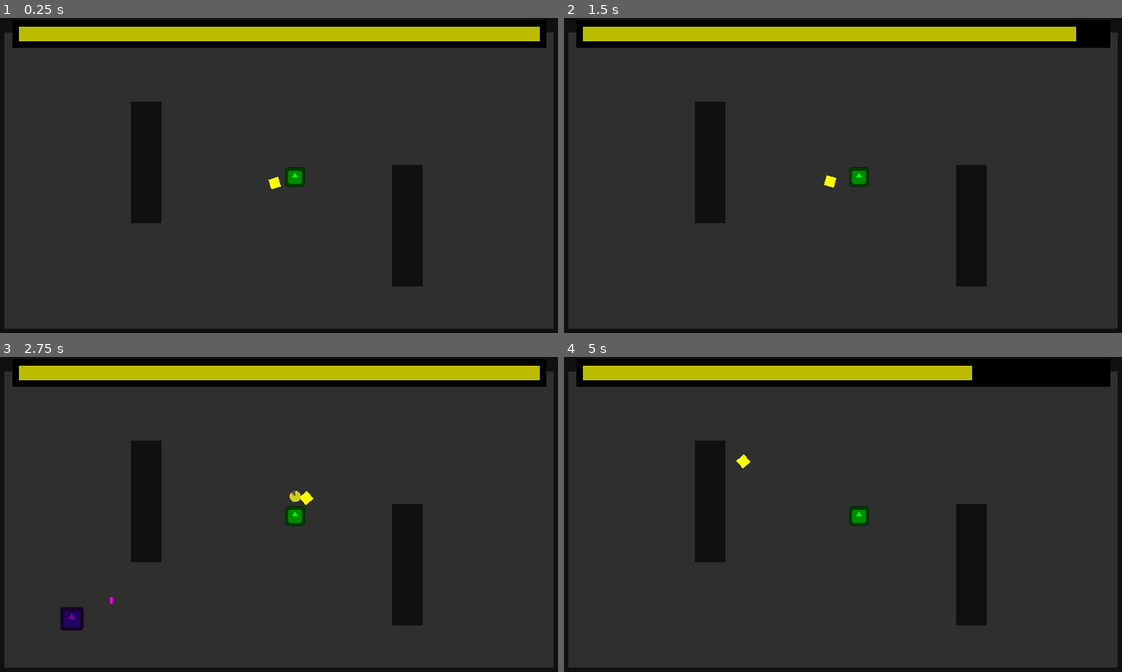
Above: before the commit, frames 1-4 (two rows, left to right).
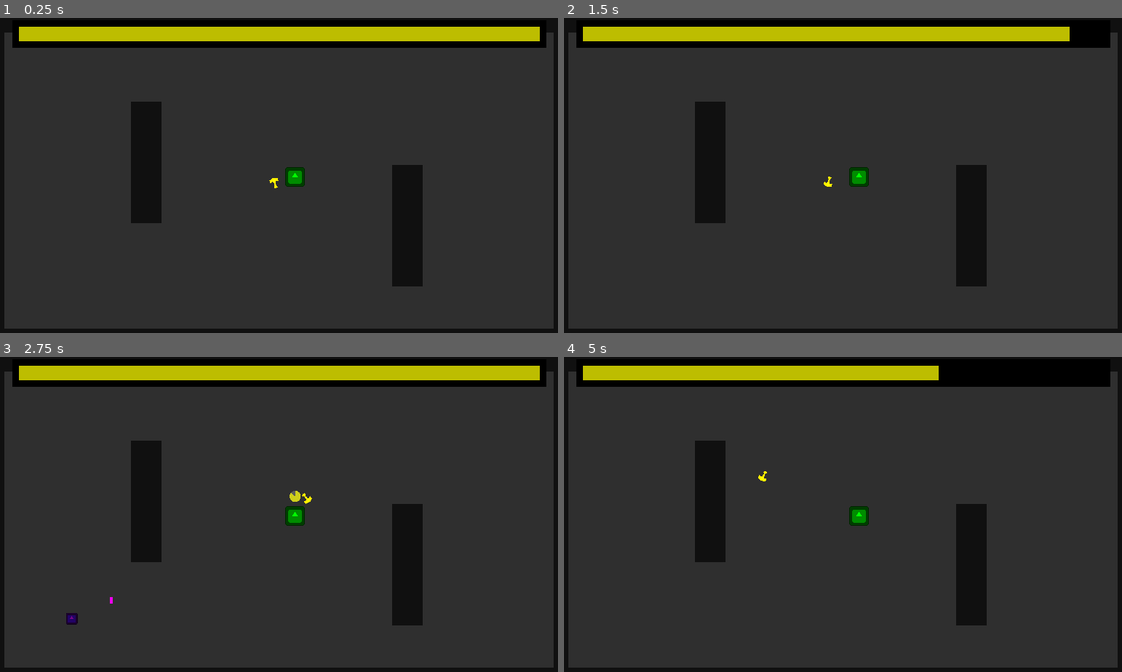
Above: after the commit, the same moments.

Repository: DeepRestGames/pirate-software-game-jam-16
Game: Godot game, scene res://Scenes/Tests/TestRangedEnemies_MainScene.tscn
Same seed, same stepped clock (60 frames per second), same inputs: the game is played once before the commit and once after it. The engine's default icon, where the game draws it, is replaced by a stand-in: a white triangle on a blue panel in a dark square.
Inputs (mouse positions are in pixels of both pictures, inside the frame that each line leads up to):
- Up to frame 1 (0.25 s): no input
- Up to frame 2 (1.5 s): tap Enter at 0.5 s; move the mouse to (971, 166) at 0.52 s; hold Right mouse button (teleport_boomerang) 0.53-1.28 s; tap R (restart) at 1.25 s; move the mouse to (725, 197) at 1.27 s; click (725, 197) at 1.35 s
- Up to frame 3 (2.75 s): move the mouse to (334, 448) at 2.02 s; hold Right mouse button (teleport_boomerang) from 2.03 s (still down)
- Up to frame 4 (5 s): tap R (restart) at 2.75, 4.25 s; move the mouse to (815, 586) at 2.77 s; release Right mouse button (teleport_boomerang) at 2.78 s; click (815, 586) at 2.85 s; move the mouse to (1015, 571) at 3.52 s; hold Right mouse button (teleport_boomerang) 3.53-4.28 s; move the mouse to (670, 470) at 4.27 s; click (670, 470) at 4.35 s

The runs differ from the first frame. In frame 1, less than 0.1% of the frame differs, in the area x 48-51%, y 50-55%; in frame 2, less than 0.1%; in frame 3, 0.3%; in frame 4, 0.4%, in the area x 30-74%, y 2-40%.

Commit message:
Adjustments a cose di Dughi
- Skin martello
- Proiettili su layer 5
- Nemici che non si sovrappongono
- Velocità giocatore
- Martello non detecta layer nemici (per non rimbalzarci addosso... a volte lo fa ancora con quelli ranged, bho)
- Martello collision rotonda (rimbalzi meno paxxerelli)
- Velocità nemici lenti ridotta

Diff:
--- a/Scenes/Boomerang.tscn
+++ b/Scenes/Boomerang.tscn
@@ -1,18 +1,17 @@
 [gd_scene load_steps=5 format=3 uid="uid://b5p4evkgrownv"]
 
 [ext_resource type="Script" path="res://Scripts/Boomerang.gd" id="1_s7dak"]
-[ext_resource type="Texture2D" uid="uid://ctdwfv58t2cdu" path="res://Assets/Placeholders/WhiteSprites.png" id="2_75c15"]
+[ext_resource type="Texture2D" uid="uid://b7oyj8163kmxq" path="res://Assets/Placeholders/YellowMjolnir.png" id="2_g35kf"]
 
 [sub_resource type="PhysicsMaterial" id="PhysicsMaterial_tui1e"]
 bounce = 0.8
 
-[sub_resource type="RectangleShape2D" id="RectangleShape2D_38nh8"]
-size = Vector2(30, 30)
+[sub_resource type="CircleShape2D" id="CircleShape2D_ovxrp"]
 
 [node name="Boomerang" type="RigidBody2D" groups=["Boomerang"]]
 collision_layer = 2
-collision_mask = 12
-mass = 0.3
+collision_mask = 8
+mass = 0.2
 physics_material_override = SubResource("PhysicsMaterial_tui1e")
 contact_monitor = true
 max_contacts_reported = 50
@@ -21,12 +20,13 @@
 angular_damp_mode = 1
 angular_damp = 0.5
 script = ExtResource("1_s7dak")
-speed = 500
-
-[node name="CollisionShape2D" type="CollisionShape2D" parent="."]
-shape = SubResource("RectangleShape2D_38nh8")
+max_fly_time = 2.0
+speed = 400
 
 [node name="Sprite2D" type="Sprite2D" parent="."]
 modulate = Color(1, 1, 0, 1)
-scale = Vector2(0.2, 0.2)
-texture = ExtResource("2_75c15")
+scale = Vector2(0.02, 0.02)
+texture = ExtResource("2_g35kf")
+
+[node name="CollisionShape2D" type="CollisionShape2D" parent="."]
+shape = SubResource("CircleShape2D_ovxrp")
--- a/Scenes/Enemies/EnemyProjectile.tscn
+++ b/Scenes/Enemies/EnemyProjectile.tscn
@@ -7,7 +7,7 @@
 size = Vector2(10, 20)
 
 [node name="EnemyProjectile" type="StaticBody2D" groups=["Enemies"]]
-collision_layer = 4
+collision_layer = 16
 collision_mask = 11
 script = ExtResource("1_nyg1c")
 
--- a/Scenes/Enemies/EnemyRanged.tscn
+++ b/Scenes/Enemies/EnemyRanged.tscn
@@ -8,17 +8,18 @@
 
 [node name="EnemyRanged" type="CharacterBody2D"]
 collision_layer = 4
-collision_mask = 10
+collision_mask = 14
 motion_mode = 1
 wall_min_slide_angle = 0.0
 script = ExtResource("1_1at0e")
 
 [node name="Sprite2D" type="Sprite2D" parent="."]
 modulate = Color(0.485003, 0.0242831, 0.532642, 1)
-scale = Vector2(0.6, 0.6)
+scale = Vector2(0.3, 0.3)
 texture = ExtResource("2_eejnf")
 
 [node name="CollisionShape2D" type="CollisionShape2D" parent="."]
+scale = Vector2(0.5, 0.5)
 shape = SubResource("CircleShape2D_w56bn")
 
 [node name="NavigationAgent2D" type="NavigationAgent2D" parent="."]
--- a/Scenes/Enemies/EnemyWalking.tscn
+++ b/Scenes/Enemies/EnemyWalking.tscn
@@ -8,11 +8,11 @@
 
 [node name="EnemyWalking" type="CharacterBody2D" groups=["Enemies"]]
 collision_layer = 4
-collision_mask = 10
+collision_mask = 14
 motion_mode = 1
 wall_min_slide_angle = 0.0
 script = ExtResource("1_5dndt")
-MOVEMENT_SPEED = 150.0
+MOVEMENT_SPEED = 50.0
 
 [node name="Sprite2D" type="Sprite2D" parent="."]
 modulate = Color(0.764706, 0.243137, 0.0941176, 1)
--- a/Scenes/MainCharacter.tscn
+++ b/Scenes/MainCharacter.tscn
@@ -2,17 +2,16 @@
 
 [ext_resource type="Script" path="res://Scripts/MainCharacter.gd" id="1_niili"]
 [ext_resource type="Texture2D" uid="uid://vrfkmlq6h0im" path="res://icon.svg" id="2_puhgc"]
-[ext_resource type="Texture2D" uid="uid://ctdwfv58t2cdu" path="res://Assets/Placeholders/WhiteSprites.png" id="3_6qemi"]
+[ext_resource type="Texture2D" uid="uid://b7oyj8163kmxq" path="res://Assets/Placeholders/YellowMjolnir.png" id="3_kcmxj"]
 [ext_resource type="Texture2D" uid="uid://cicbcdqxw7oec" path="res://Assets/Placeholders/WhiteCircle.png" id="4_rx0xj"]
 
 [sub_resource type="CircleShape2D" id="CircleShape2D_4meyu"]
 radius = 30.0
 
-[sub_resource type="RectangleShape2D" id="RectangleShape2D_38nh8"]
-size = Vector2(30, 30)
+[sub_resource type="CircleShape2D" id="CircleShape2D_30xh1"]
 
 [node name="MainCharacter" type="CharacterBody2D" groups=["MainCharacter"]]
-collision_mask = 14
+collision_mask = 30
 motion_mode = 1
 wall_min_slide_angle = 0.0
 script = ExtResource("1_niili")
@@ -37,7 +36,7 @@
 [node name="Boomerang" type="RigidBody2D" parent="." groups=["Boomerang"]]
 position = Vector2(61, -14)
 collision_layer = 2
-collision_mask = 12
+collision_mask = 8
 mass = 0.1
 contact_monitor = true
 max_contacts_reported = 50
@@ -45,12 +44,13 @@
 linear_damp = 0.8
 
 [node name="CollisionShape2D" type="CollisionShape2D" parent="Boomerang"]
-shape = SubResource("RectangleShape2D_38nh8")
+scale = Vector2(1.3, 1.3)
+shape = SubResource("CircleShape2D_30xh1")
 
-[node name="Sprite2D" type="Sprite2D" parent="Boomerang"]
+[node name="Sprite2D2" type="Sprite2D" parent="Boomerang"]
 modulate = Color(1, 1, 0, 1)
-scale = Vector2(0.2, 0.2)
-texture = ExtResource("3_6qemi")
+scale = Vector2(0.02, 0.02)
+texture = ExtResource("3_kcmxj")
 
 [node name="TeleportCooldown" type="Control" parent="."]
 layout_mode = 3
--- a/Scripts/MainCharacter.gd
+++ b/Scripts/MainCharacter.gd
@@ -12,7 +12,7 @@
 @export var boomerang_teleport_cooldown: float = 5
 var current_boomerang_teleport_cooldown: float = 0
 
-const MOVEMENT_SPEED: float = 500
+const MOVEMENT_SPEED: float = 300
 const MEELEE_BOOMERANG_OFFSET = 70
 
 var boomerang_on_ground: bool = false
--- a/project.godot
+++ b/project.godot
@@ -55,6 +55,7 @@
 2d_physics/layer_2="Boomerang"
 2d_physics/layer_3="Enemies"
 2d_physics/layer_4="Environment"
+2d_physics/layer_5="Projectiles"
 
 [physics]
 
Binary file added: Assets/Placeholders/YellowMjolnir.png
Not shown, added: Assets/Placeholders/YellowMjolnir.png.import
